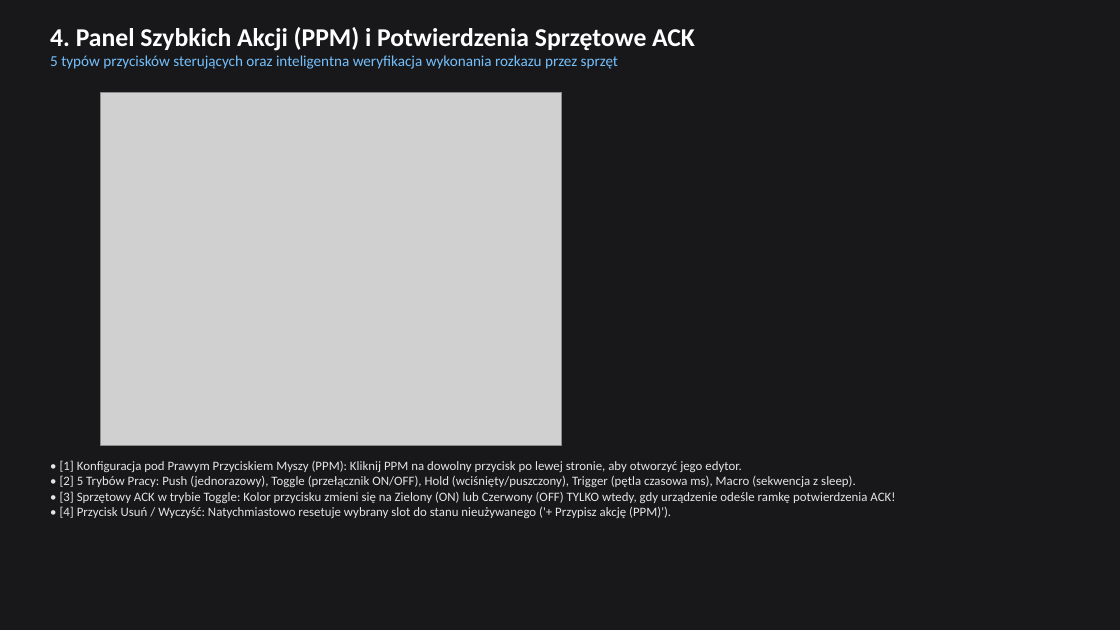
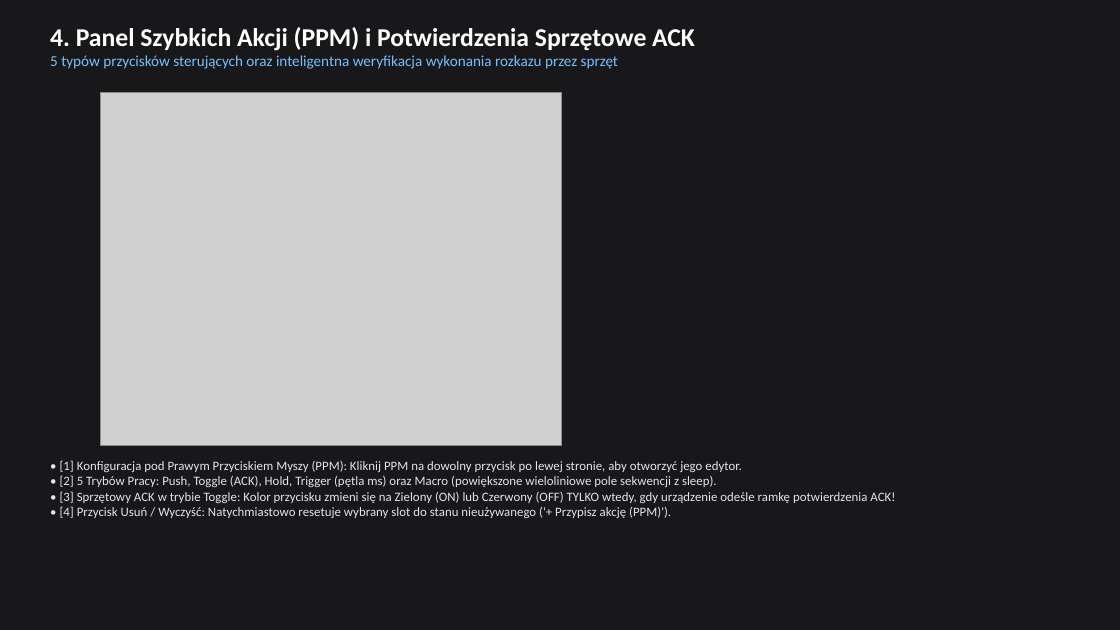
Before and after one commit to hymix/serial_commander, a slide deck: slide 4 of build_docs/Serial_Commander_Prezentacja.pptx. Drawn at 1120x630 pixels with LibreOffice and Linux fonts; fonts in the diff are those of the drawing; grey boxes stand for pictures. Boxes give left, top, right and bottom in pixels: in the first picture for what was removed or moved away, otherwise in the second. Text is boxed around its words. In the diff, an @@ line names an element or a change of style, - is before the commit and + after.

Commit message:
feat(v1.7.2): blokada formatu CAN, przyklady click-to-clear i powiekszone pole makro

```diff
--- a/build_docs/Serial_Commander_Prezentacja.pptx
+++ b/build_docs/Serial_Commander_Prezentacja.pptx
@@ text at <box>60,475,717,487</box>: text changed @@
-• [2] 5 Trybów Pracy: Push (jednorazowy), Toggle (przełącznik ON/OFF), Hold (wciśnięty/puszczony), Trigger (pętla czasowa ms), Macro (sekwencja z sleep).
+• [2] 5 Trybów Pracy: Push, Toggle (ACK), Hold, Trigger (pętla ms) oraz Macro (powiększone wieloliniowe pole sekwencji z sleep).
```
Also in this commit, not shown: 1 other slide changed, 5 other files.
